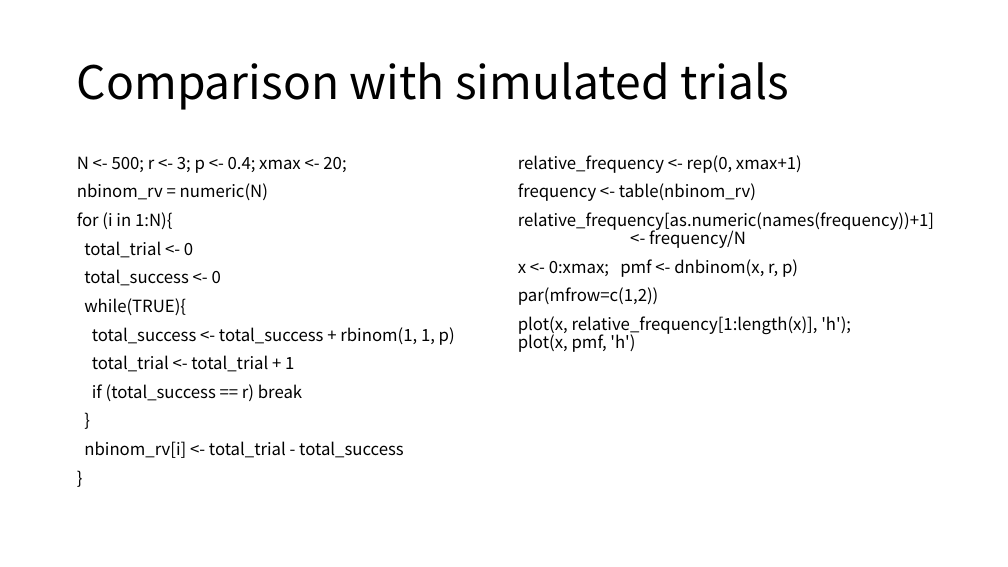
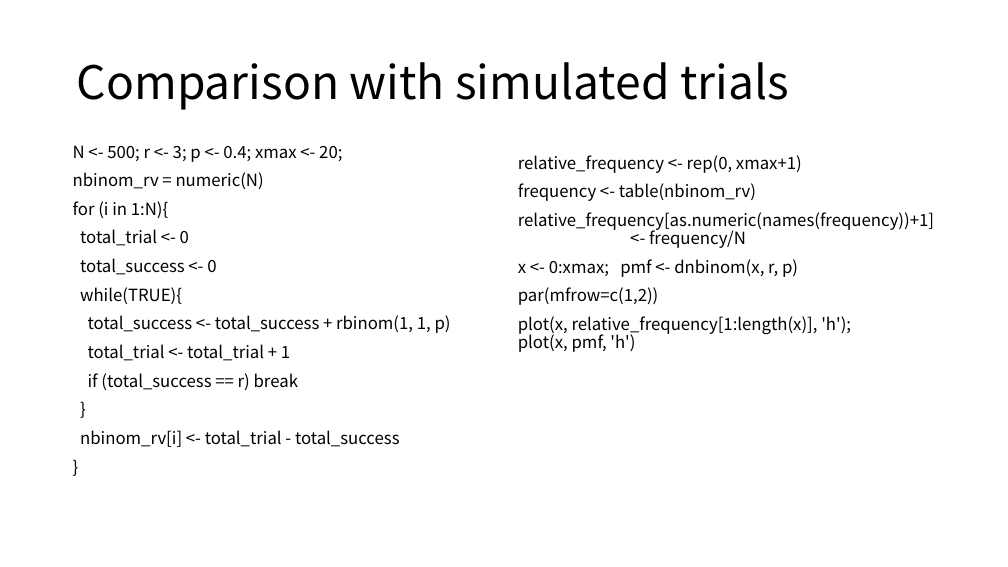
Before and after one commit to ksublee/SSuR, a slide deck: slide 20 of ppt/9.Discrete random variable.pptx. Drawn at 1008x567 pixels with LibreOffice and Linux fonts; fonts in the diff are those of the drawing. Boxes give left, top, right and bottom in pixels: in the first picture for what was removed or moved away, otherwise in the second. Text is boxed around its words. In the diff, an @@ line names an element or a change of style, - is before the commit and + after.

```diff
--- a/ppt/9.Discrete random variable.pptx
+++ b/ppt/9.Discrete random variable.pptx
@@ text "N <- 500; r <- ..." moved from (x1=77, y1=156, x2=455, y2=458) to (x1=73, y1=145, x2=451, y2=447) @@
```
Also in this commit, not shown: 4 other slides changed, 23 other files.
